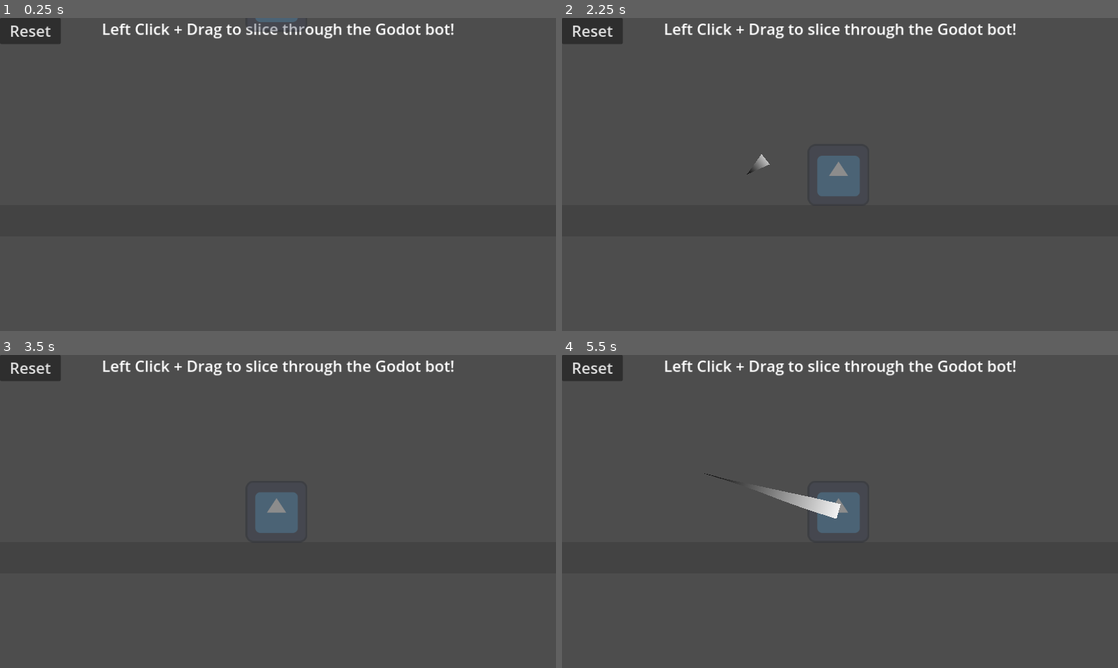
Above: before the commit, frames 1-4 (two rows, left to right).
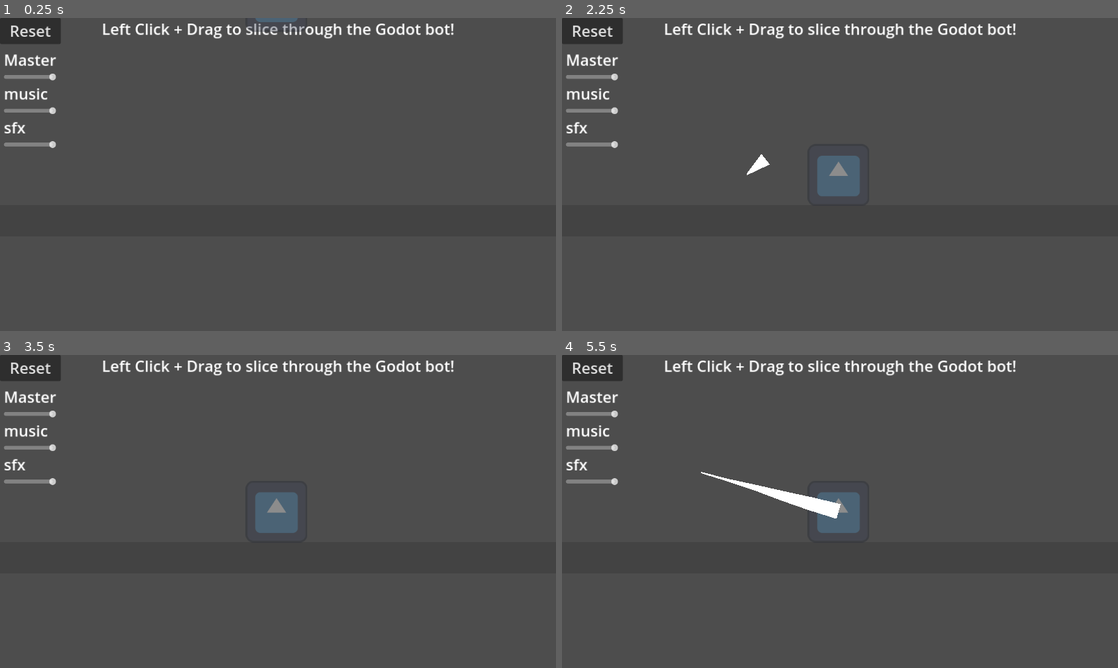
Above: after the commit, the same moments.

Repository: BaconEggsRL/3_fruit_ninja
Game: Godot game, scene res://main.tscn
Same seed, same stepped clock (60 frames per second), same inputs: the game is played once before the commit and once after it. The engine's default icon, where the game draws it, is replaced by a stand-in: a white triangle on a blue panel in a dark square.
Inputs (mouse positions are in pixels of both pictures, inside the frame that each line leads up to):
- Up to frame 1 (0.25 s): no input
- Up to frame 2 (2.25 s): drag from (840, 46) to (895, 105) at 0.52 s; click "Reset" at 1.25 s; drag from (728, 190) to (840, 99) at 2.02 s
- Up to frame 3 (3.5 s): move the mouse to (333, 442) at 2.77 s; click (333, 442) at 2.92 s
- Up to frame 4 (5.5 s): tap Enter at 3.5 s; drag from (812, 574) to (673, 464) at 3.52 s; move the mouse to (1006, 558) at 4.27 s; click (1006, 558) at 4.42 s; tap Space at 5 s; drag from (673, 464) to (840, 511) at 5.02 s

The runs differ from the first frame. In frame 1, 0.8% of the frame differs, in the area x 0-11%, y 11-42%; in frame 2, 0.9%; in frame 3, 0.8%; in frame 4, 1.4%, in the area x 0-49%, y 11-52%.

Commit message:
volume slider

Diff:
--- /dev/null
+++ b/default_bus_layout.tres
@@ -0,0 +1,15 @@
+[gd_resource type="AudioBusLayout" format=3 uid="uid://dwgmad4a6fi26"]
+
+[resource]
+bus/1/name = &"music"
+bus/1/solo = false
+bus/1/mute = false
+bus/1/bypass_fx = false
+bus/1/volume_db = 0.0
+bus/1/send = &"Master"
+bus/2/name = &"sfx"
+bus/2/solo = false
+bus/2/mute = false
+bus/2/bypass_fx = false
+bus/2/volume_db = 0.0
+bus/2/send = &"Master"
--- a/global/global.tscn
+++ b/global/global.tscn
@@ -24,10 +24,14 @@
 
 [node name="music" type="AudioStreamPlayer" parent="sounds"]
 stream = ExtResource("2_x82jk")
+autoplay = true
+bus = &"music"
 
 [node name="slice" type="AudioStreamPlayer" parent="sounds"]
 stream = SubResource("AudioStreamRandomizer_hw138")
+bus = &"sfx"
 
 [node name="swipe" type="AudioStreamPlayer" parent="sounds"]
 stream = ExtResource("8_aaw3e")
+bus = &"sfx"
 playback_type = 1
--- a/main.tscn
+++ b/main.tscn
@@ -1,6 +1,7 @@
-[gd_scene load_steps=7 format=3 uid="uid://cjamgbtbpvvpe"]
+[gd_scene load_steps=8 format=3 uid="uid://cjamgbtbpvvpe"]
 
 [ext_resource type="Script" path="res://main.gd" id="1_mo8pp"]
+[ext_resource type="PackedScene" uid="uid://btvqfosghkqr" path="res://volume_slider.tscn" id="2_bfj2i"]
 [ext_resource type="PackedScene" uid="uid://crq7bhcxp75lf" path="res://fruit.tscn" id="3_mdu07"]
 [ext_resource type="PackedScene" uid="uid://80tkh5vpey8y" path="res://trail.tscn" id="3_qjgsm"]
 
@@ -48,6 +49,40 @@
 theme_override_font_sizes/font_size = 32
 text = "Left Click + Drag to slice through the Godot bot!"
 horizontal_alignment = 1
+
+[node name="GridContainer" type="GridContainer" parent="Control"]
+layout_mode = 0
+offset_left = 8.0
+offset_top = 64.0
+offset_right = 128.0
+offset_bottom = 178.0
+
+[node name="Master" type="Label" parent="Control/GridContainer"]
+layout_mode = 2
+theme_override_font_sizes/font_size = 32
+text = "Master"
+
+[node name="master_slider" parent="Control/GridContainer" instance=ExtResource("2_bfj2i")]
+layout_mode = 2
+bus_name = "Master"
+
+[node name="music" type="Label" parent="Control/GridContainer"]
+layout_mode = 2
+theme_override_font_sizes/font_size = 32
+text = "music"
+
+[node name="music_slider" parent="Control/GridContainer" instance=ExtResource("2_bfj2i")]
+layout_mode = 2
+bus_name = "music"
+
+[node name="sfx" type="Label" parent="Control/GridContainer"]
+layout_mode = 2
+theme_override_font_sizes/font_size = 32
+text = "sfx"
+
+[node name="sfx_slider" parent="Control/GridContainer" instance=ExtResource("2_bfj2i")]
+layout_mode = 2
+bus_name = "sfx"
 
 [node name="mouse_trail" parent="." instance=ExtResource("3_qjgsm")]
 MAX_LENGTH = 30
--- a/trail.tscn
+++ b/trail.tscn
@@ -1,20 +1,16 @@
-[gd_scene load_steps=4 format=3 uid="uid://80tkh5vpey8y"]
+[gd_scene load_steps=3 format=3 uid="uid://80tkh5vpey8y"]
 
 [ext_resource type="Script" path="res://trail.gd" id="1_xsote"]
 
 [sub_resource type="Curve" id="Curve_0y5p2"]
-_data = [Vector2(0, 1), 0.0, 0.0, 0, 0, Vector2(1, 0), 0.0, 0.0, 0, 0]
+_data = [Vector2(0, 1), 0.0, 0.0, 0, 0, Vector2(1, 0.088451), 0.0, 0.0, 0, 0]
 point_count = 2
-
-[sub_resource type="Gradient" id="Gradient_bsowv"]
-colors = PackedColorArray(1, 1, 1, 1, 0, 0, 0, 1)
 
 [node name="Trail" type="Line2D"]
 top_level = true
 points = PackedVector2Array(0, 0, 291, 0)
 width = 32.0
 width_curve = SubResource("Curve_0y5p2")
-gradient = SubResource("Gradient_bsowv")
 joint_mode = 2
 begin_cap_mode = 2
 end_cap_mode = 2
--- /dev/null
+++ b/volume_slider.gd
@@ -0,0 +1,24 @@
+extends HSlider
+
+@export var bus_name: String
+var bus_index: int
+
+func _ready() -> void:
+	# get index of audio bus with specified name
+	bus_index = AudioServer.get_bus_index(bus_name)
+	# connect value_changed signal of the slider
+	value_changed.connect(_on_value_changed)
+
+	# get current value of the bus,
+	# and convert to linear slider range of 0 to 1, to set the initial value of the slider.
+	value = db_to_linear(
+		AudioServer.get_bus_volume_db(bus_index)
+	)
+
+
+# update the audio bus whenever the slider is changed
+func _on_value_changed(new_value: float) -> void:
+	AudioServer.set_bus_volume_db(
+		bus_index,
+		linear_to_db(new_value)
+	)
--- /dev/null
+++ b/volume_slider.tscn
@@ -0,0 +1,13 @@
+[gd_scene load_steps=2 format=3 uid="uid://btvqfosghkqr"]
+
+[ext_resource type="Script" path="res://volume_slider.gd" id="1_6ilke"]
+
+[node name="volume_slider" type="HSlider"]
+anchors_preset = 15
+anchor_right = 1.0
+anchor_bottom = 1.0
+grow_horizontal = 2
+grow_vertical = 2
+max_value = 1.0
+step = 0.001
+script = ExtResource("1_6ilke")
